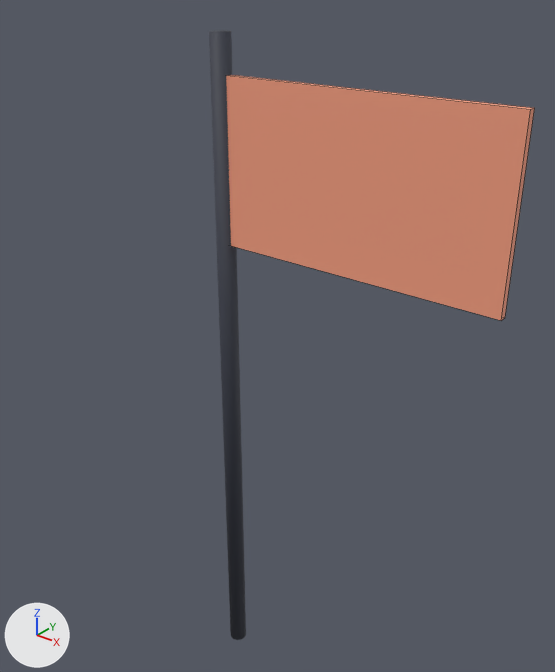
What one commit did to the FBX model Assets/Art/Generated/Environment/Flag.fbx.
Rendered twice from a camera (50 mm lens) standing at (1.7, -1.85, 2.69) and looking at (0.08, 0.18, 1.43). Arrows for +X, +Y and +Z are at lower left; the lights stay in place. The picture after the commit comes second. Mesh edges are drawn as thin lines on the coarser meshes.

Objects in the first picture: 'Flag', 'FlagPole'.
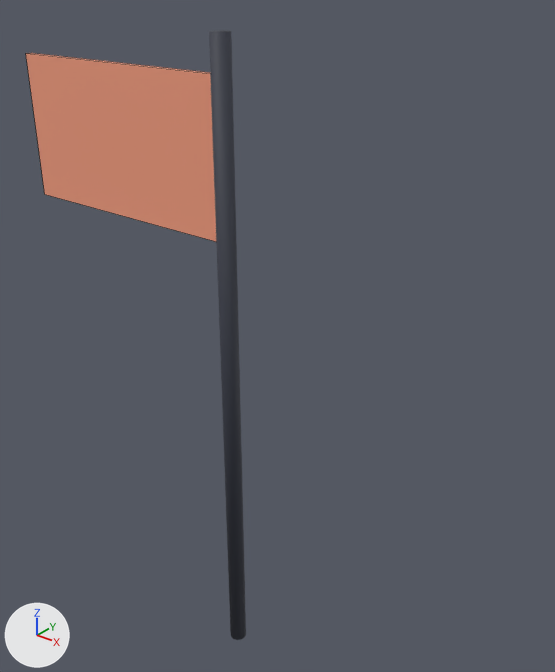
Where the change shows, as pixel boxes [x1, y1, x2, y2] in the pictures (555 x 672 px):
'Flag', moved
    before: [226, 75, 535, 320]
    after: [26, 53, 216, 242]

The change, as a diff of the scene's bpy script:
```diff
--- a/Assets/Art/Generated/Environment/Flag.fbx.py
+++ b/Assets/Art/Generated/Environment/Flag.fbx.py
@@ ob_flag @@
 ob_flag = bpy.data.objects.new('Flag', me_cube_031)
-ob_flag.location = (0.5, 0.0, 2.1)
+ob_flag.location = (-0.5, 0.0, 2.1)
```
